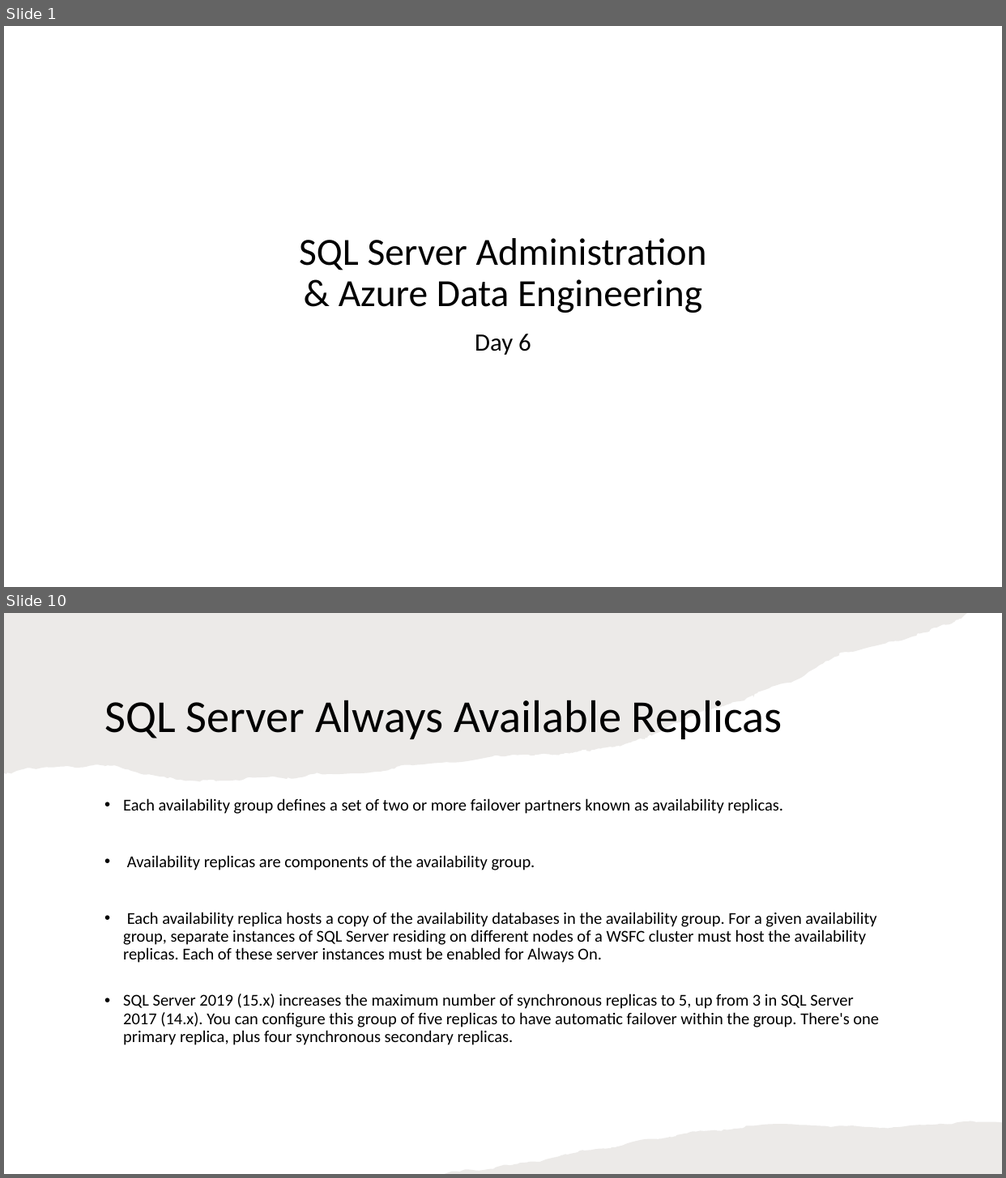
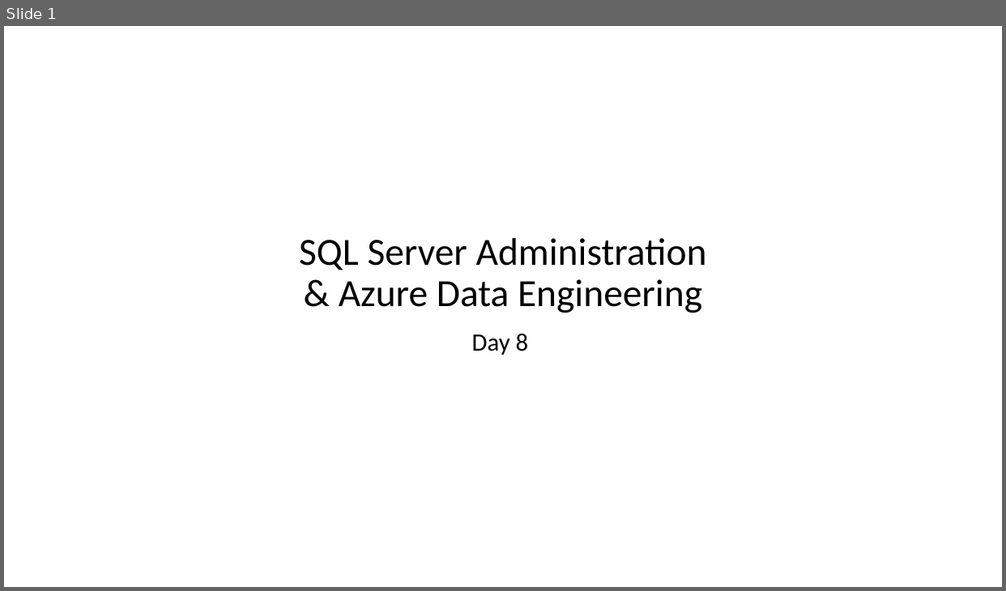
Before and after one commit to imcuteani/SQL_Server_Azure_Data_Engineering, a slide deck: Decks/day-8/SQL Server Administration & Azure Data Engineering-day-8.pptx. Shown one above the other, each under a label of ours: slides 1 and 10 before the commit, slide 1 after it; the slides between them are not shown. The pictures are 1006x1178 and 1006x591 pixels, drawn with LibreOffice and Linux fonts; fonts in the diff are those of the drawing; background and template pictures are left out. Boxes give left, top, right and bottom in pixels: in the first picture for what was removed or moved away, otherwise in the second. Text is boxed around its words. In the diff, an @@ line names an element or a change of style, - is before the commit and + after.

```diff
--- a/Decks/day-8/SQL Server Administration & Azure Data Engineering-day-8.pptx
+++ b/Decks/day-8/SQL Server Administration & Azure Data Engineering-day-8.pptx
@@ slide 10 removed at [4, 613, 1002, 1174], background #FFFFFF @@
@@ freeform shape removed at [4, 613, 967, 781] @@
@@ title removed at [104, 700, 782, 739] @@
-SQL Server Always Available Replicas
@@ text removed at [123, 798, 879, 1046] @@
-• Each availability group defines a set of two or more failover partners known as availability replicas.
-• Availability replicas are components of the availability group.
-• Each availability replica hosts a copy of the availability databases in the availability group. For a given availability group, separate instances of SQL Server residing on different nodes of a WSFC cluster must host the availability replicas. Each of these server instances must be enabled for Always On.
-• SQL Server 2019 (15.x) increases the maximum number of synchronous replicas to 5, up from 3 in SQL Server 2017 (14.x). You can configure this group of five replicas to have automatic failover within the group. There's one primary replica, plus four synchronous secondary replicas.
@@ freeform shape removed at [445, 1122, 1002, 1174] @@
@@ slide 1 changed as well @@
@@ subtitle at [472, 334, 529, 355]: text changed @@
-Day 6
+Day 8
```
Also in this commit, not shown: 7 other slides changed, 9 slides added, 5 other slides removed, 43 other files.
